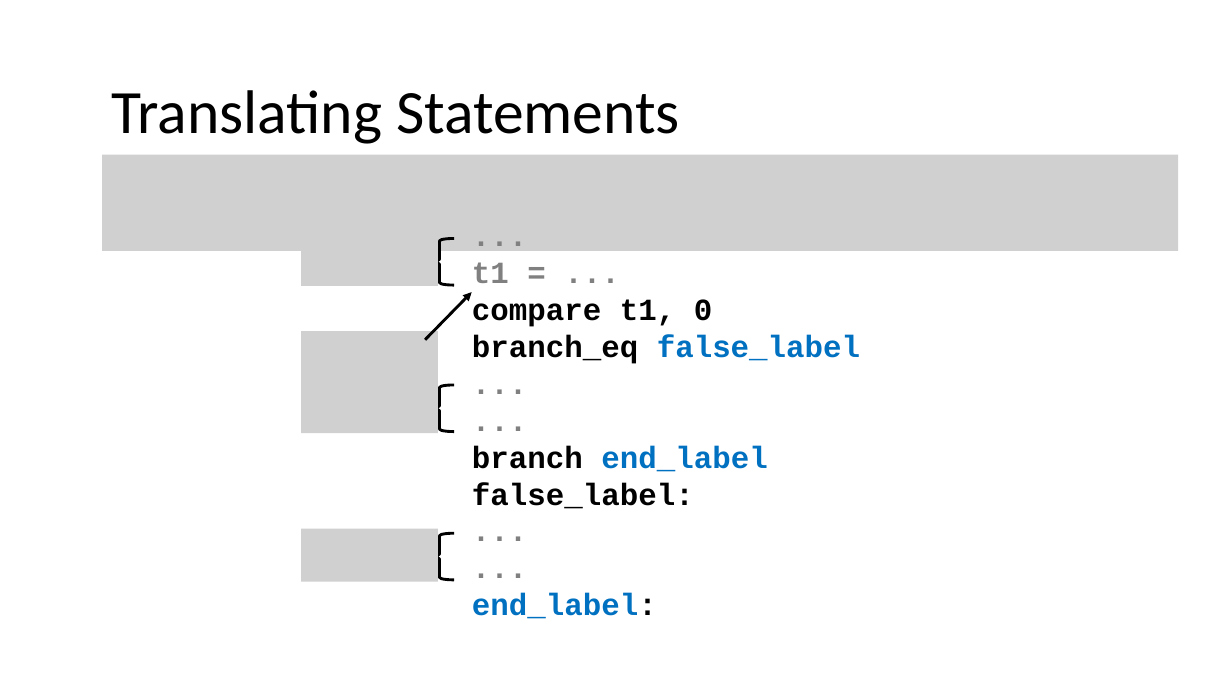
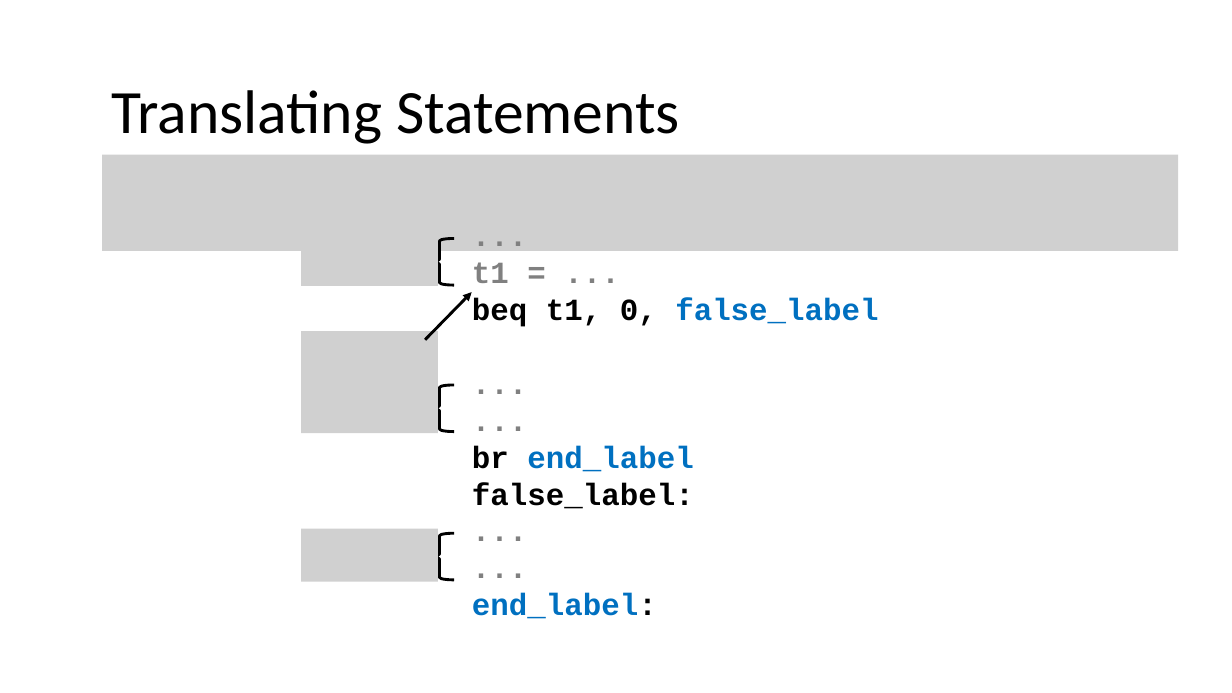
Before and after one commit to nivshani/compilation, a slide deck: slide 38 of slides/IR.pptx (slide 26 before the commit). Drawn at 1232x693 pixels with LibreOffice and Linux fonts; fonts in the diff are those of the drawing; grey boxes stand for pictures. Boxes give left, top, right and bottom in pixels: in the first picture for what was removed or moved away, otherwise in the second. Text is boxed around its words. In the diff, an @@ line names an element or a change of style, - is before the commit and + after.

```diff
--- a/slides/IR.pptx
+++ b/slides/IR.pptx
@@ text at (x1=472, y1=298, x2=878, y2=327): text changed; text colour #000000 to #0070C0 @@
-compare t1, 0
-branch_eq false_label
+beq t1, 0, false_label
@@ text at (x1=472, y1=445, x2=693, y2=472): text changed @@
-branch end_label
+br end_label
```
Also in this commit, not shown: 33 other slides changed, 16 slides added, 2 slides removed, 1 other file.
